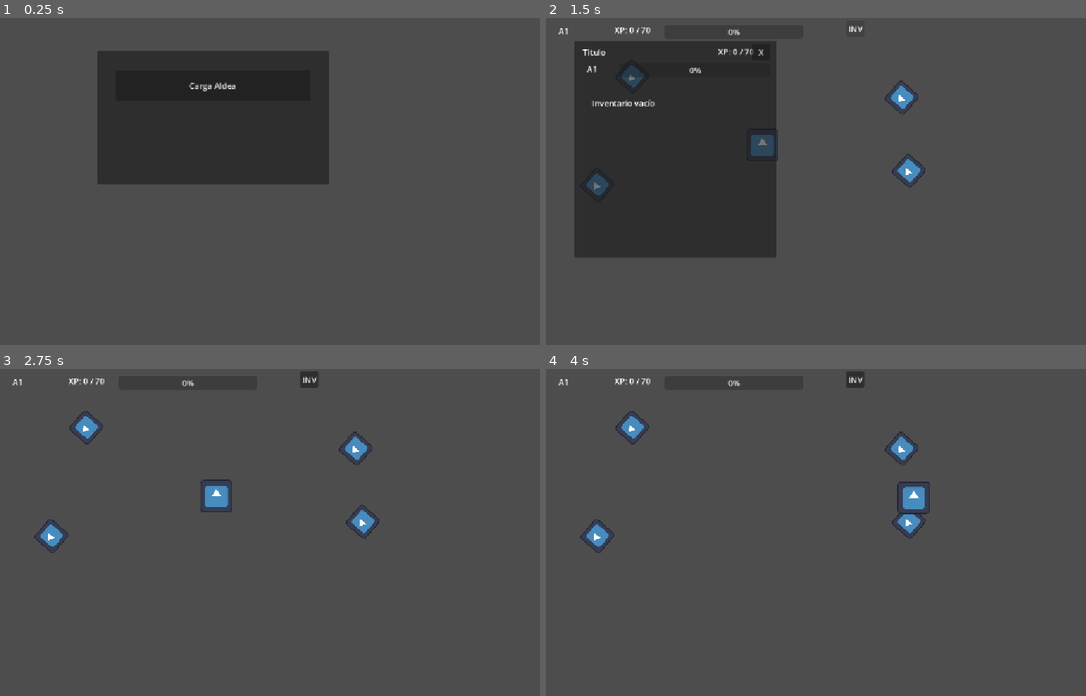
Above: before the commit, frames 1-4 (two rows, left to right).
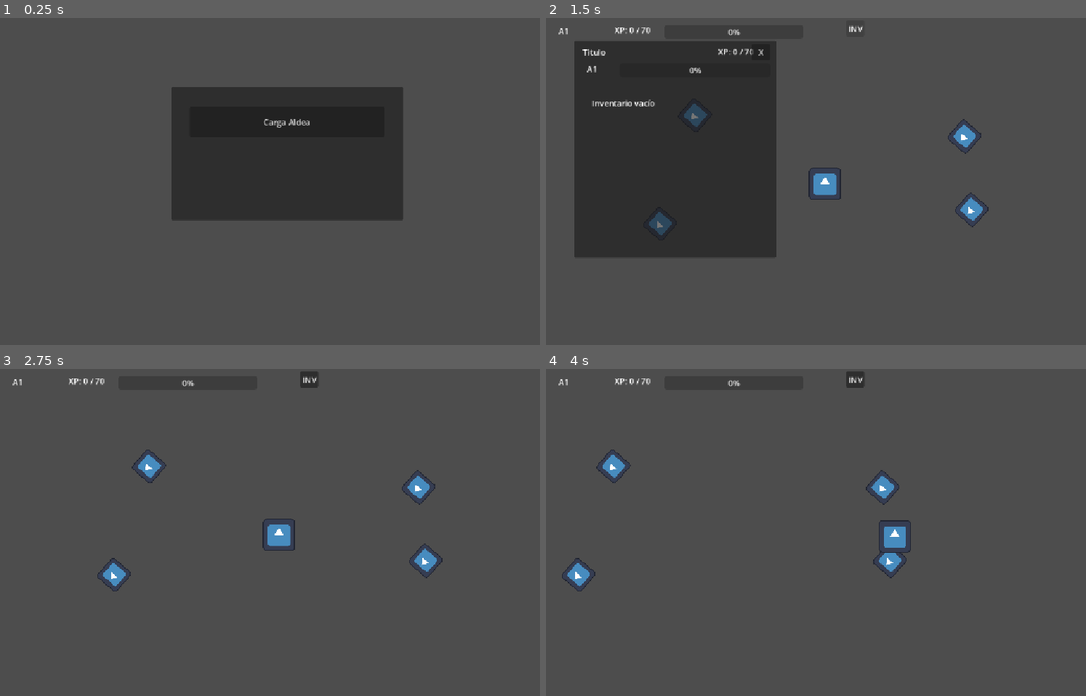
Above: after the commit, the same moments.

Repository: aik3n/ZeMobida
Game: Godot game, scene res://escenas/Game.tscn
The game is run twice, just before and just after one commit, with the same random seed, the same clock (stepped at 60 frames per second) and the same inputs. The engine's default icon, where the game draws it, is replaced by a stand-in: a white triangle on a blue panel in a dark square.
Inputs (mouse positions are in pixels of both pictures, inside the frame that each line leads up to):
- Up to frame 1 (0.25 s): no input
- Up to frame 2 (1.5 s): click "Carga Aldea" at 0.5 s; click "INV" at 1.25 s
- Up to frame 3 (2.75 s): click "X" at 2 s
- Up to frame 4 (4 s): tap Enter at 2.75 s; move the mouse to (967, 516) at 2.77 s; hold Right (ui_right) 2.78-3.53 s; click (967, 516) at 2.92 s; move the mouse to (718, 548) at 3.52 s; hold Down (ui_down) from 3.53 s (still down)

The runs differ from the first frame. In frame 1, 17% of the frame differs, in the area x 18-75%, y 10-62%; in frame 2, 2.2%; in frame 3, 2.5%; in frame 4, 2.4%.

Commit message:
movimiento de camara

Diff:
--- a/godot/escenas/aldea.tscn
+++ b/godot/escenas/aldea.tscn
@@ -2,6 +2,9 @@
 
 [ext_resource type="PackedScene" uid="uid://dr8npeucorwqx" path="res://escenas/pnj.tscn" id="2_jns4i"]
 [ext_resource type="Texture2D" uid="uid://ddxmxgyyfy8mn" path="res://icon.svg" id="4_87o4k"]
+
+[sub_resource type="RectangleShape2D" id="RectangleShape2D_xw7ts"]
+size = Vector2(1699, 905)
 
 [node name="aldea" type="Node2D" unique_id=493802413]
 
@@ -29,3 +32,9 @@
 
 [node name="SpawnPlayer" type="Marker2D" parent="." unique_id=957641453]
 position = Vector2(567, 301)
+
+[node name="CameraBounds" type="Area2D" parent="." unique_id=319864449]
+
+[node name="CollisionShape2D" type="CollisionShape2D" parent="CameraBounds" unique_id=1758029404]
+position = Vector2(480.5, 118.5)
+shape = SubResource("RectangleShape2D_xw7ts")
--- a/godot/escenas/player.tscn
+++ b/godot/escenas/player.tscn
@@ -15,3 +15,7 @@
 
 [node name="CollisionShape2D" type="CollisionShape2D" parent="." unique_id=627423854]
 shape = SubResource("CircleShape2D_4kxuq")
+
+[node name="Camera2D" type="Camera2D" parent="." unique_id=460678938]
+drag_horizontal_enabled = true
+drag_vertical_enabled = true
--- a/godot/scripts/game.gd
+++ b/godot/scripts/game.gd
@@ -163,7 +163,92 @@
 	player_actual.set_physics_process(true)
 	player_actual.set_process_unhandled_input(true)
 
+	_configurar_camera()
+
 	_actualizar_hud()
+
+
+
+func _configurar_camera() -> void:
+
+	var camera: Camera2D = player_actual.get_node_or_null(
+		"Camera2D"
+	)
+
+	if camera == null:
+
+		push_warning(
+			"No se encontró Camera2D en el Player."
+		)
+
+		return
+
+	var camera_bounds: Area2D = mapa_actual.get_node_or_null(
+		"CameraBounds"
+	)
+
+	if camera_bounds == null:
+
+		push_warning(
+			"No se encontró CameraBounds en el mapa."
+		)
+
+		return
+
+	var collision_shape: CollisionShape2D = (
+		camera_bounds.get_node_or_null(
+			"CollisionShape2D"
+		)
+	)
+
+	if collision_shape == null:
+
+		push_warning(
+			"No se encontró CollisionShape2D dentro de CameraBounds."
+		)
+
+		return
+
+	if collision_shape.shape == null:
+
+		push_warning(
+			"CameraBounds no tiene un Shape definido."
+		)
+
+		return
+
+	if not collision_shape.shape is RectangleShape2D:
+
+		push_warning(
+			"CameraBounds debe utilizar RectangleShape2D."
+		)
+
+		return
+
+	var rectangle: RectangleShape2D = (
+		collision_shape.shape as RectangleShape2D
+	)
+
+	var size: Vector2 = rectangle.size
+	var center: Vector2 = collision_shape.global_position
+
+	camera.limit_left = int(
+		center.x - size.x / 2.0
+	)
+
+	camera.limit_right = int(
+		center.x + size.x / 2.0
+	)
+
+	camera.limit_top = int(
+		center.y - size.y / 2.0
+	)
+
+	camera.limit_bottom = int(
+		center.y + size.y / 2.0
+	)
+
+	camera.enabled = true
 
 
 
